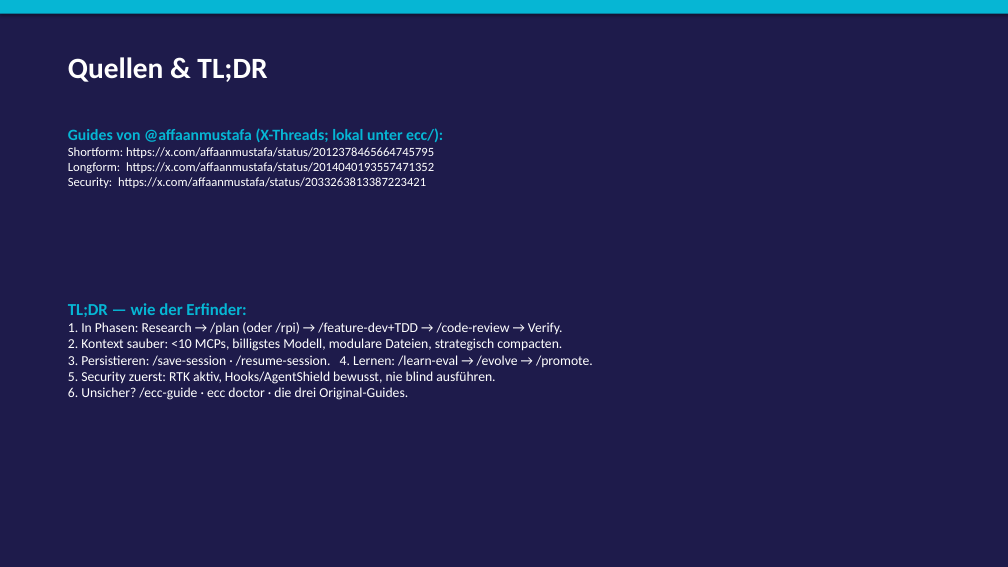
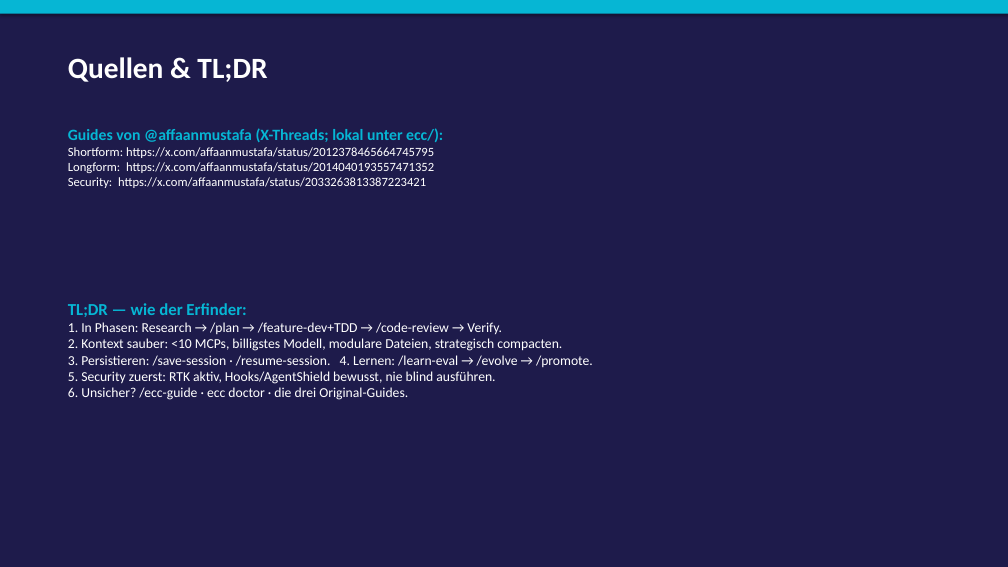
Before and after one commit to Paulee8155/Claude-Code-BestPractice, a slide deck: slide 13 of docs/ECC-Harness-Guide.de.pptx. Drawn at 1008x567 pixels with LibreOffice and Linux fonts; fonts in the diff are those of the drawing. Boxes give left, top, right and bottom in pixels: in the first picture for what was removed or moved away, otherwise in the second. Text is boxed around its words. In the diff, an @@ line names an element or a change of style, - is before the commit and + after.

```diff
--- a/docs/ECC-Harness-Guide.de.pptx
+++ b/docs/ECC-Harness-Guide.de.pptx
@@ text at [68, 322, 502, 334]: text changed @@
-1. In Phasen: Research → /plan (oder /rpi) → /feature-dev+TDD → /code-review → Verify.
+1. In Phasen: Research → /plan → /feature-dev+TDD → /code-review → Verify.
```
Also in this commit, not shown: 6 other slides changed, 1 slide added, 1 slide removed, 17 other files.
